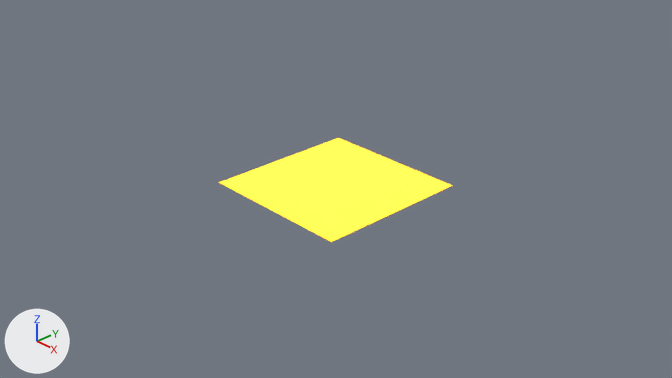
One commit to the Blender file Project/Data/Model/Range/無題.blend: the scene before it, then after it.
The view is the same before and after, from the file's camera 'Camera'. The axes (+X, +Y, +Z) are drawn at lower left. The lights are the same throughout. The first picture is the older version.

The first picture shows '平面'.
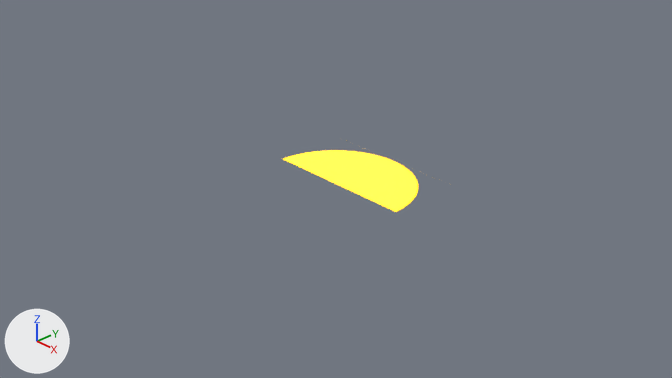
What changed in the scene script:
```text
Add img_circlehalfrangefront_png:
    img_circlehalfrangefront_png = load_image('CircleHalfRangeFront.png', 'Textures/CircleHalfRangeFront.png', 512, 256, 'sRGB')
Change mat_マテリアル:
    where n2 = _N.new('ShaderNodeTexImage'); n2.name = '画像テクスチャ.001'
    n2.image: img_linerangefront_png -> img_circlehalfrangefront_png
Change ob_平面:
    ob_平面.location: (0.0, 0.0, 0.0) -> (0.0, 0.5, 0.0)
    ob_平面.scale: (1.0, 1.0, 1.0) -> (1.0, 0.5, 1.0)
```

Boxes (x1, y1, x2, y2) around the edits, measured in the pictures (672 x 378 px):
'平面', moved, rescaled
    before: (219, 138, 453, 242)
    after: (283, 150, 419, 212)
